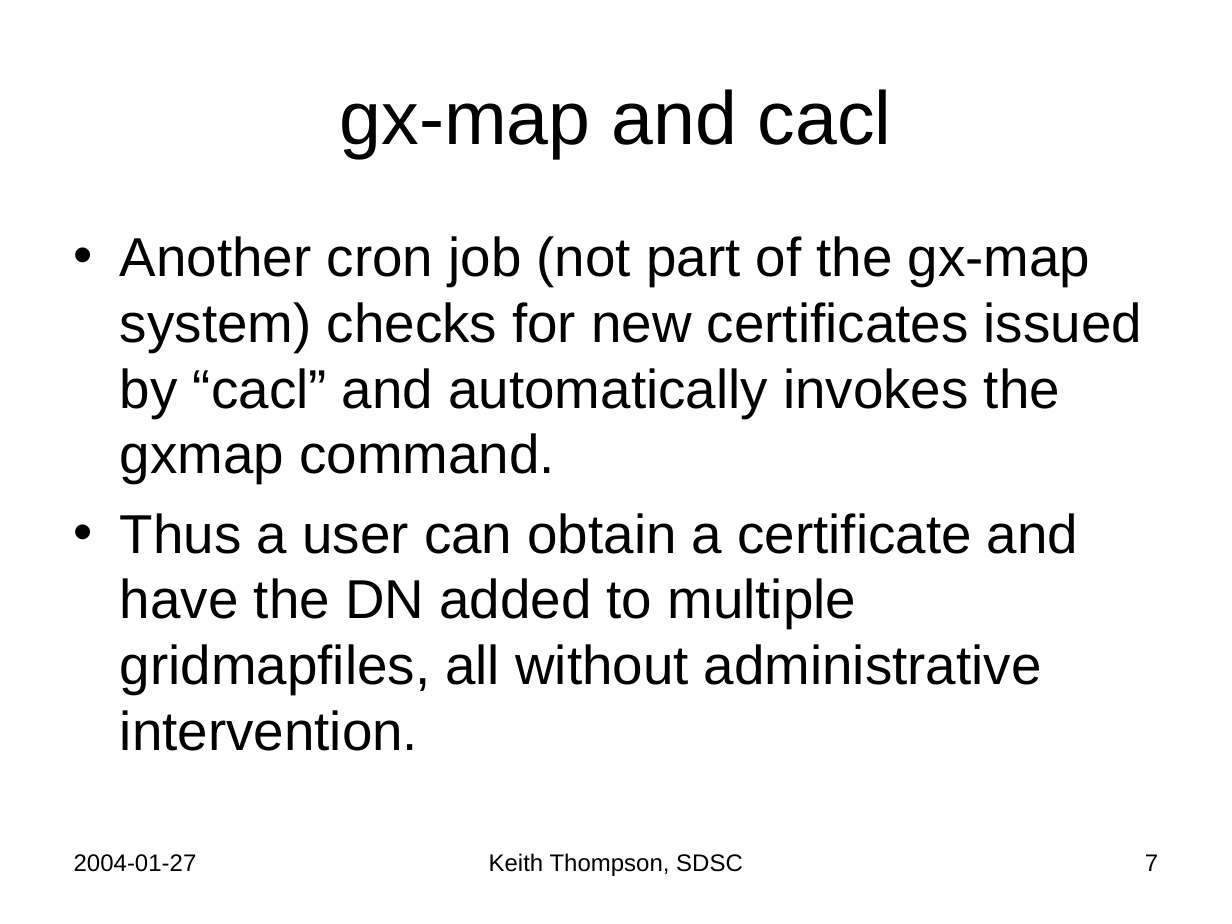
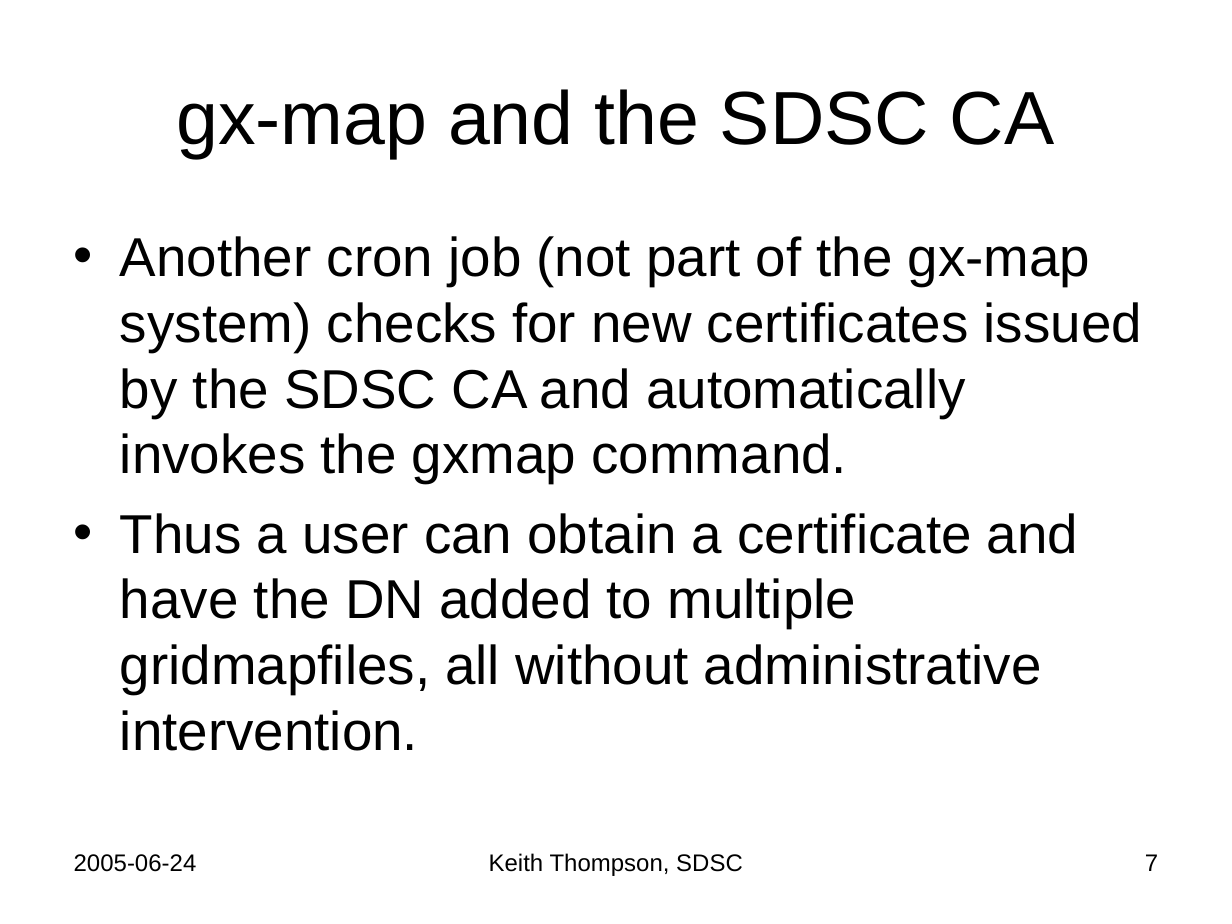
Before and after one commit to Keith-S-Thompson/gx-map, a slide deck: slide 7 of gx-map.ppt. Drawn at 1232x924 pixels with LibreOffice and Linux fonts; fonts in the diff are those of the drawing. Boxes give left, top, right and bottom in pixels: in the first picture for what was removed or moved away, otherwise in the second. Text is boxed around its words. In the diff, an @@ line names an element or a change of style, - is before the commit and + after.

```diff
--- a/gx-map.ppt
+++ b/gx-map.ppt
@@ title at <box>176,89,1054,158</box>: text changed @@
-gx-map and cacl
+gx-map and the SDSC CA
@@ text at <box>120,236,1142,483</box>: text changed @@
-• Another cron job (not part of the gx-map system) checks for new certificates issued by “cacl” and automatically invokes the gxmap command.
+• Another cron job (not part of the gx-map system) checks for new certificates issued by the SDSC CA and automatically invokes the gxmap command.
@@ text at <box>74,854,197,872</box>: text changed @@
-2004-01-27
+2005-06-24
```
Also in this commit, not shown: 24 other slides changed, 4 slides added, 7 slides removed.
